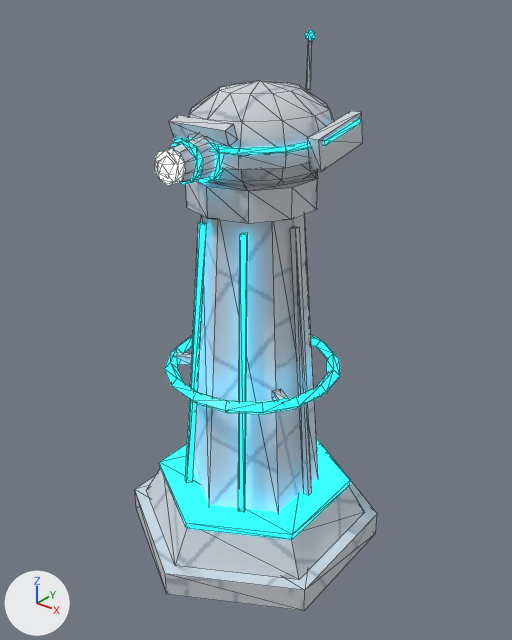
Before and after pictures for a commit that changed the glTF model game/assets/models/tower_l8.glb.
Before and after are seen from a 50 mm lens placed at (0.718, -0.888, 1.012), pointed at (0.007, 0.001, 0.462). Every picture has the same lights, and +X, +Y and +Z are marked at lower left. The picture after the commit comes second. Mesh edges are drawn as thin lines. Vertices at exactly the same position are counted once.

Names of what the first picture shows: 'tower_l8'.
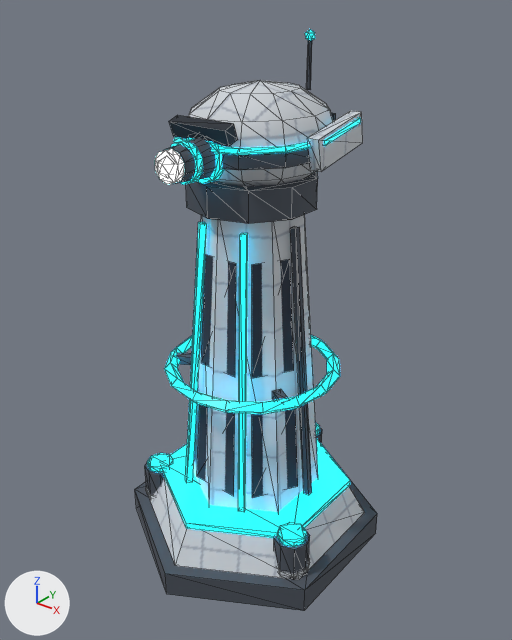
Where the change shows, as pixel boxes (x1, y1, x2, y2) in the pictures (512 x 640 px):
part 1 of me_cylinder, added: after (274, 532, 310, 580)
part 2 of me_cylinder, added: after (278, 559, 310, 578)
part 3 of me_cylinder, added (mostly hidden): after (316, 428, 322, 444)
part 4 of me_cylinder, added: after (145, 463, 164, 495)
part 5 of me_cylinder, added (cyan): after (277, 522, 307, 547)
part 6 of me_cylinder, added: after (147, 453, 173, 473)
part 7 of me_cylinder, built on (blue): after (194, 255, 298, 498)
part 8 of me_cylinder, surface changed (darker): (135, 37, 377, 611) in both

The change, as a list of edits to the scene's bpy script:
```text
Change me_cylinder:
    used by ob_tower_l8; location = (0.0, 0.0, 0.0)
    remove me_cylinder.from_pydata(...)  # 478 vertices, 844 faces; spans x -0.217..0.217, y -0.25..0.25, z 0.0..0.939
    add me_cylinder.from_pydata(...)  # 702 vertices, 1164 faces; spans x -0.217..0.217, y -0.25..0.25, z 0.0..0.939
    me_cylinder part 1: a new loose piece, an 8-sided cylinder along z spanning x 0.133..0.197, y -0.127..-0.063, z 0.05..0.12, in mat_baked (picture img_bake)
    me_cylinder part 2: a new loose piece, an 8-sided cylinder along z spanning x 0.1305..0.1985, y -0.129..-0.061, z 0.056..0.064, in mat_baked (picture img_bake)
    me_cylinder part 3: a new loose piece, an 8-sided cylinder along z spanning x -0.032..0.032, y 0.158..0.222, z 0.05..0.12, in mat_baked (picture img_bake)
    me_cylinder part 4: a new loose piece, an 8-sided cylinder along z spanning x -0.197..-0.133, y -0.127..-0.063, z 0.05..0.12, in mat_baked (picture img_bake)
    me_cylinder part 5: a new loose piece, an 8-sided cylinder along z spanning x 0.139..0.191, y -0.121..-0.069, z 0.12..0.13, in mat_glow_cyan (cyan #14d2ff, glowing cyan #14d2ff)
    me_cylinder part 6: a new loose piece, an 8-sided cylinder along z spanning x -0.191..-0.139, y -0.121..-0.069, z 0.12..0.13, in mat_glow_cyan (cyan #14d2ff, glowing cyan #14d2ff)
    me_cylinder part 7
    4 faces are deleted
    48 vertices are added at x -0.121..0.121, y -0.113..-0.013, z 0.16..0.6
    12 new faces join them, mat_baked (picture img_bake)
    12 new faces join them, mat_glow_cyan (cyan #14d2ff, glowing cyan #14d2ff)
    me_cylinder part 8: 840 kept faces spanning x -0.217..0.217, y -0.25..0.25, z 0.0..0.939 get new texture (UV) coordinates
    other edits to the shape of me_cylinder do not show in these pictures
```
